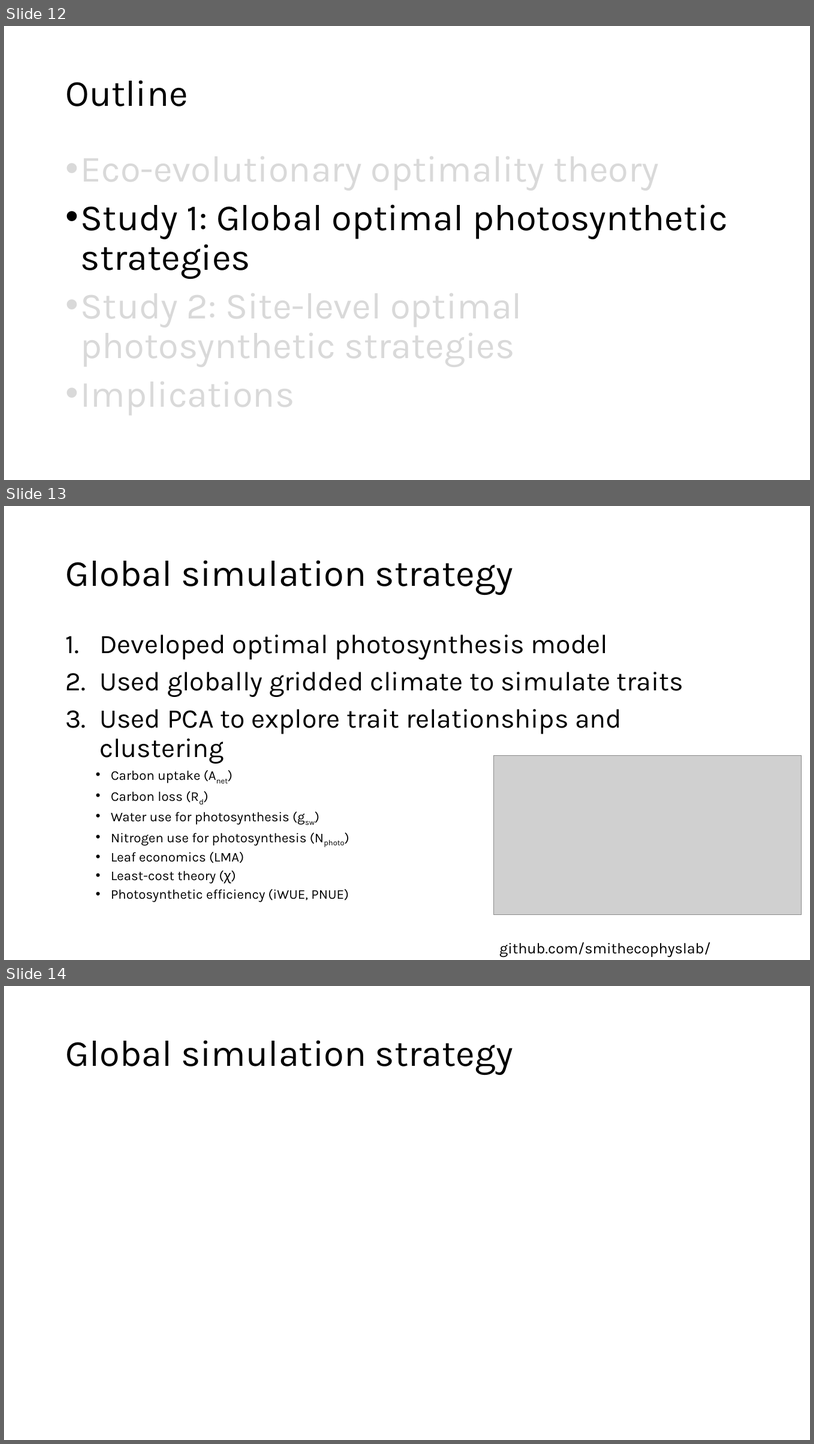
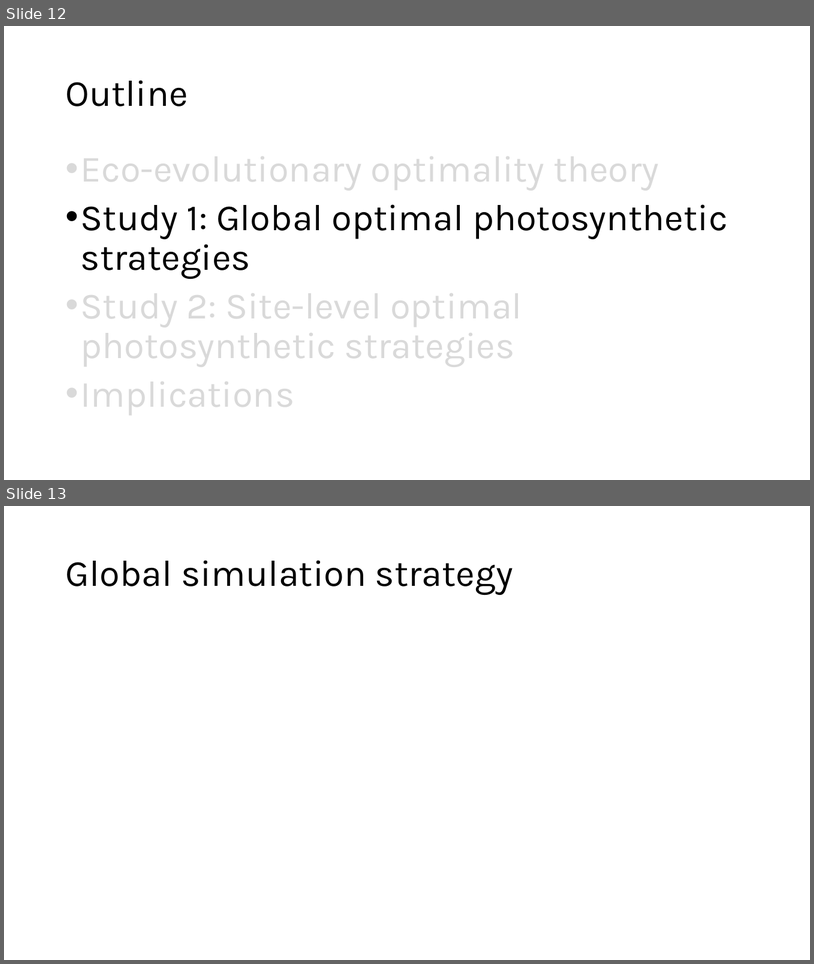
Before and after one commit to SmithEcophysLab/esa_2026, a slide deck: src/esa2026_optphoto_smith.pptx. Shown one above the other, each under a label of ours: slides 12, 13 and 14 before the commit, slides 12 and 13 after it. The pictures are 814x1444 and 814x964 pixels, drawn with LibreOffice and Linux fonts; fonts in the diff are those of the drawing; grey boxes stand for pictures. Boxes give left, top, right and bottom in pixels: in the first picture for what was removed or moved away, otherwise in the second. Text is boxed around its words. In the diff, an @@ line names an element or a change of style, - is before the commit and + after.

```diff
--- a/src/esa2026_optphoto_smith.pptx
+++ b/src/esa2026_optphoto_smith.pptx
@@ slide 13 removed at (4, 506, 810, 960), background #FFFFFF @@
@@ title removed at (65, 560, 514, 595) @@
-Global simulation strategy
@@ text removed at (99, 634, 684, 902) @@
-1. Developed optimal photosynthesis model
-2. Used globally gridded climate to simulate traits
-3. Used PCA to explore trait relationships and clustering
-  • Carbon uptake (Anet)
-  • Carbon loss (Rd)
-  • Water use for photosynthesis (gsw)
-  • Nitrogen use for photosynthesis (Nphoto)
-  • Leaf economics (LMA)
-  • Least-cost theory (χ)
-  • Photosynthetic efficiency (iWUE, PNUE)
@@ picture removed at (494, 755, 803, 915) @@
@@ text removed at (500, 942, 711, 957) @@
-github.com/smithecophyslab/optimal_vcmax_r
@@ what was slide 14 is now slide 13 @@
```
Also in this commit, not shown: 6 slides changed, 4 slides added, 1 other file.
